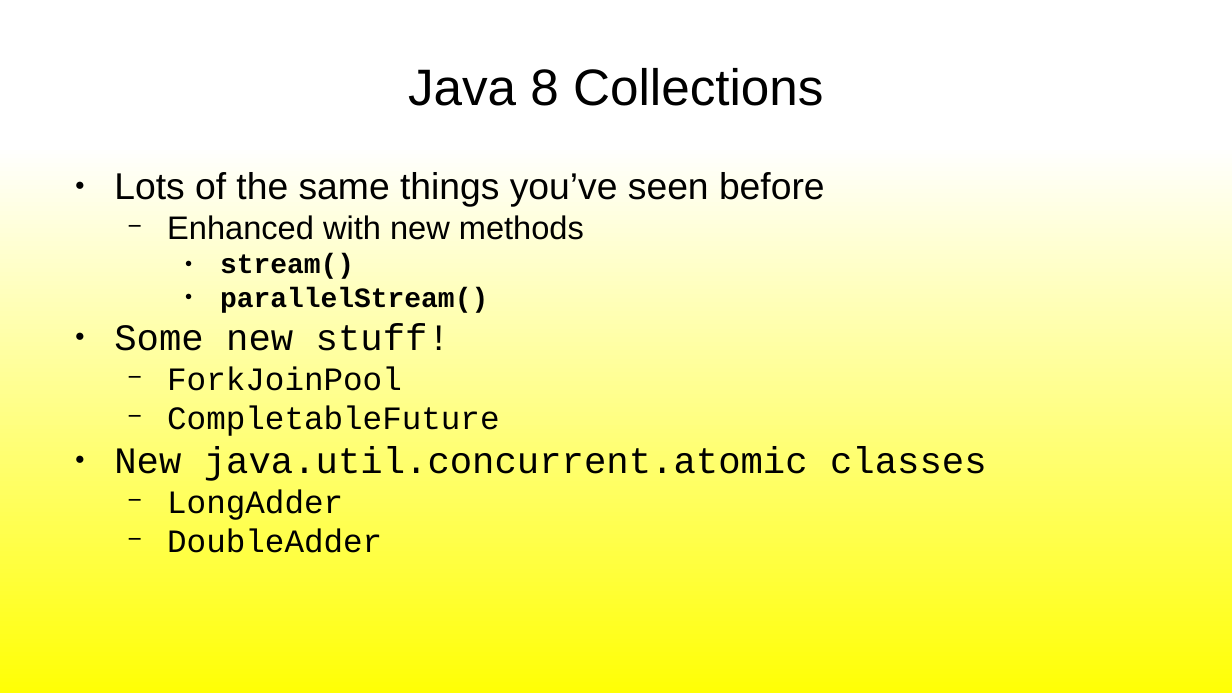
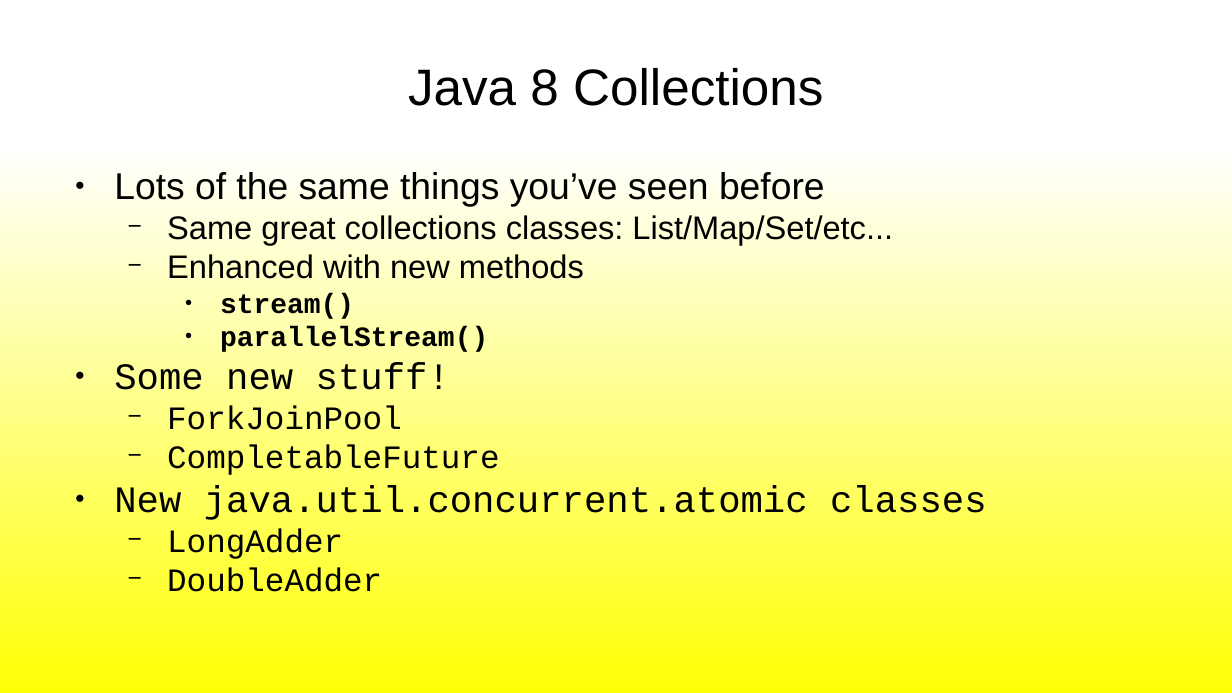
Before and after one commit to JUGGL/2016-august-collections-streams, a slide deck: slide 2 of CollectionsAndStreams.pptx. Drawn at 1232x693 pixels with LibreOffice and Linux fonts; fonts in the diff are those of the drawing; background and template pictures are left out. Boxes give left, top, right and bottom in pixels: in the first picture for what was removed or moved away, otherwise in the second. Text is boxed around its words. In the diff, an @@ line names an element or a change of style, - is before the commit and + after.

Commit message:
Updated slides

```diff
--- a/CollectionsAndStreams.pptx
+++ b/CollectionsAndStreams.pptx
@@ text at (167, 215, 893, 245): paragraph added @@
+  − Same great collections classes: List/Map/Set/etc...
```
Also in this commit, not shown: 1 other file.
